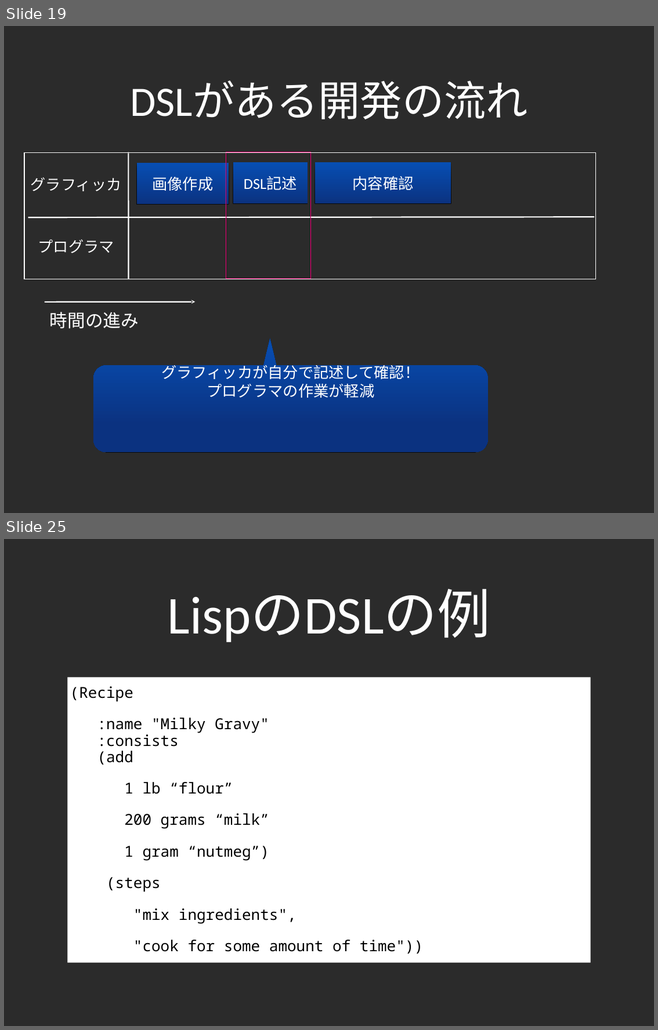
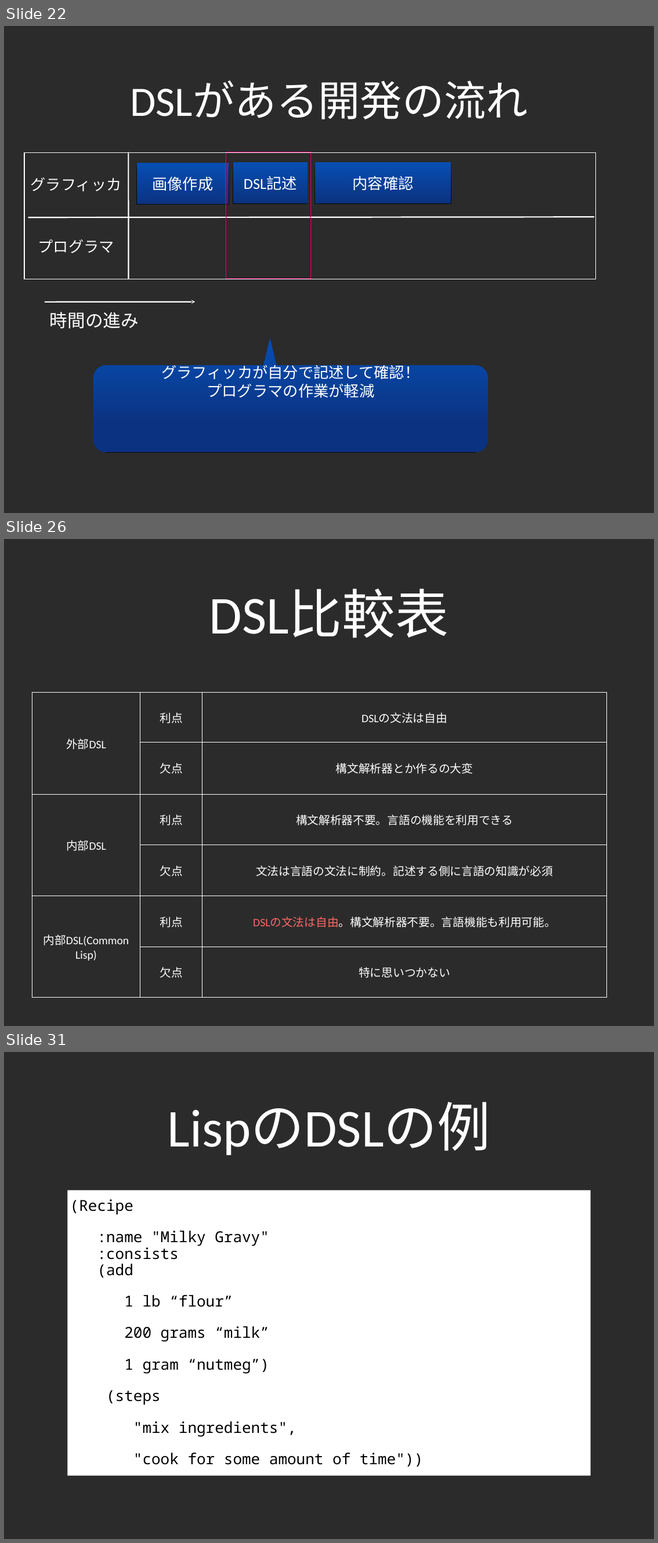
Before and after one commit to lambdasakura/doc, a slide deck: zengeren/fast_game_development_2010:02:12.ppt. Shown one above the other, each under a label of ours: slides 19 and 25 before the commit, slides 22, 26 and 31 after it; the slides between them are not shown. The pictures are 658x1030 and 658x1543 pixels, drawn with LibreOffice and Linux fonts; fonts in the diff are those of the drawing; background and template pictures are left out; a plain dark background stands for a picture behind light text. Boxes give left, top, right and bottom in pixels: in the first picture for what was removed or moved away, otherwise in the second. Text is boxed around its words. In the diff, an @@ line names an element or a change of style, - is before the commit and + after.

```diff
--- a/zengeren/fast_game_development_2010:02:12.ppt
+++ b/zengeren/fast_game_development_2010:02:12.ppt
@@ slide 26 added at (4, 539, 654, 1026), background picture (left out) @@
@@ title added at (209, 589, 449, 638), 84 pt, text #FFFFFF @@
+DSL比較表
@@ table added at (32, 693, 606, 998), 6 rows, 3 columns @@
+外部DSL | 利点 | DSLの文法は自由
+ | 欠点 | 構文解析器とか作るの大変
+内部DSL | 利点 | 構文解析器不要。言語の機能を利用できる
+ | 欠点 | 文法は言語の文法に制約。記述する側に言語の知識が必須
+内部DSL(Common Lisp) | 利点 | DSLの文法は自由。構文解析器不要。言語機能も利用可能。
+ | 欠点 | 特に思いつかない
@@ what was slide 19 is now slide 22 @@
@@ what was slide 25 is now slide 31 @@
```
Also in this commit, not shown: 6 slides changed, 7 other slides added, 1 slide removed, 1 other file.
